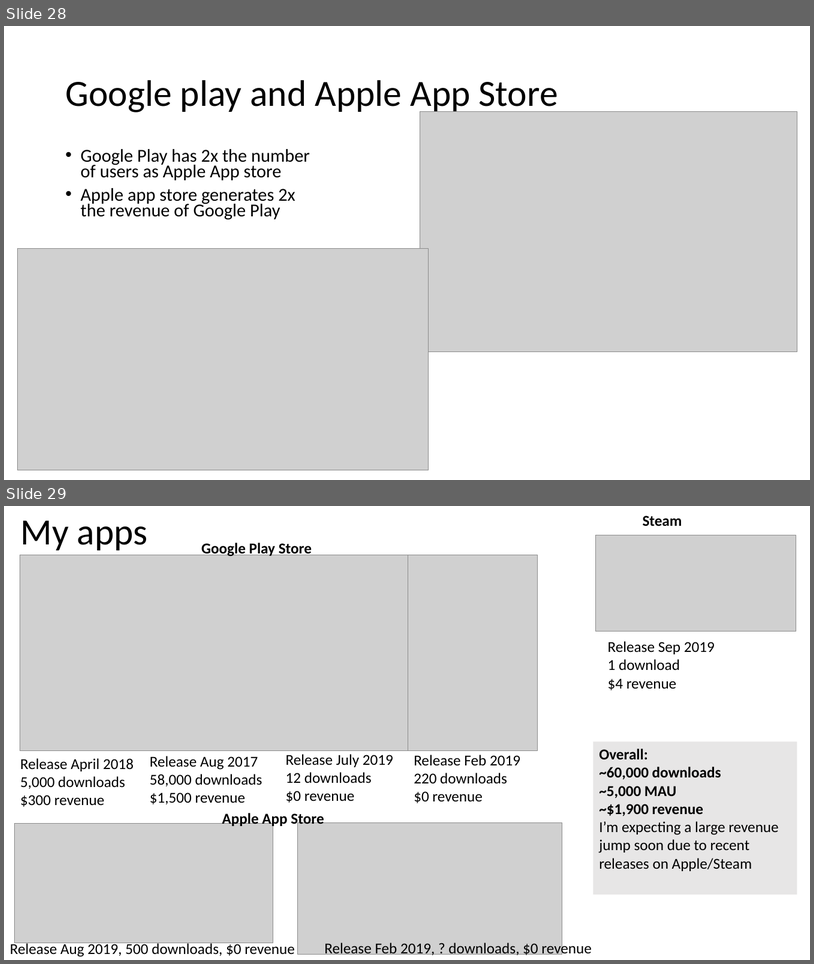
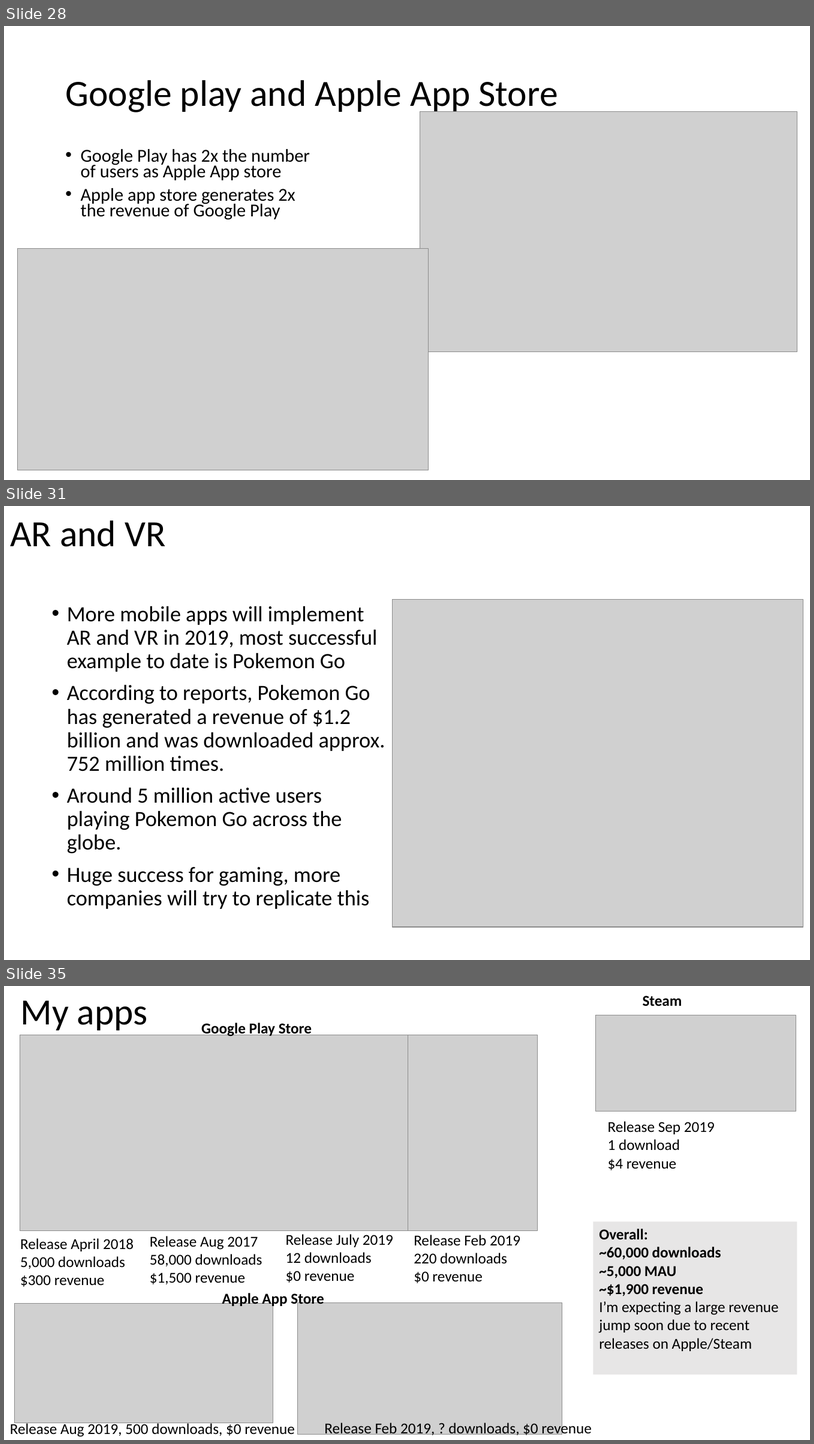
Before and after one commit to russellu/cs230, a slide deck: Lecture_First.pptx. Shown one above the other, each under a label of ours: slides 28 and 29 before the commit, slides 28, 31 and 35 after it; the slides between them are not shown. The pictures are 814x964 and 814x1444 pixels, drawn with LibreOffice and Linux fonts; fonts in the diff are those of the drawing; grey boxes stand for pictures. Boxes give left, top, right and bottom in pixels: in the first picture for what was removed or moved away, otherwise in the second. Text is boxed around its words. In the diff, an @@ line names an element or a change of style, - is before the commit and + after.

```diff
--- a/Lecture_First.pptx
+++ b/Lecture_First.pptx
@@ slide 31 added at bbox=[4, 506, 810, 960], background #FFFFFF @@
@@ title added at bbox=[10, 520, 165, 547], 44 pt, text #000000 @@
+AR and VR
@@ text added at bbox=[67, 606, 386, 909], 25.9 pt, text #000000 @@
+• More mobile apps will implement AR and VR in 2019, most successful example to date is Pokemon Go
+• According to reports, Pokemon Go has generated a revenue of $1.2 billion and was downloaded approx. 752 million times.
+• Around 5 million active users playing Pokemon Go across the globe.
+• Huge success for gaming, more companies will try to replicate this
@@ picture added at bbox=[392, 600, 804, 927] @@
@@ what was slide 29 is now slide 35 @@
```
Also in this commit, not shown: 1 slide changed, 5 other slides added.
